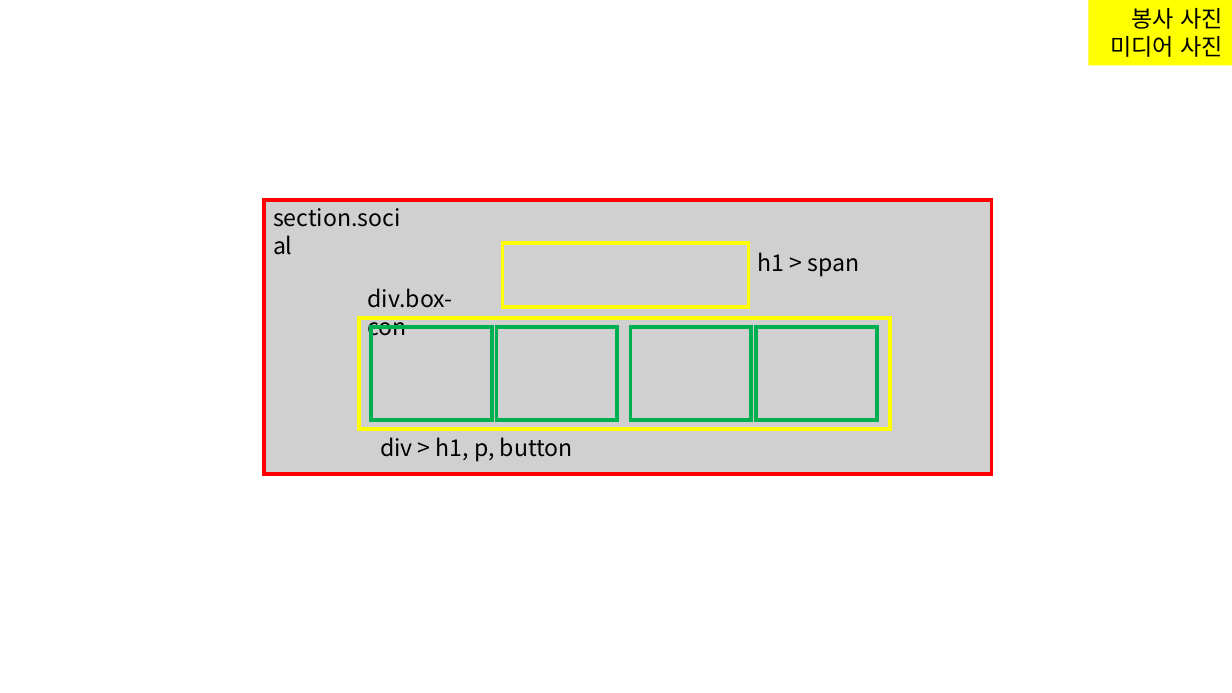
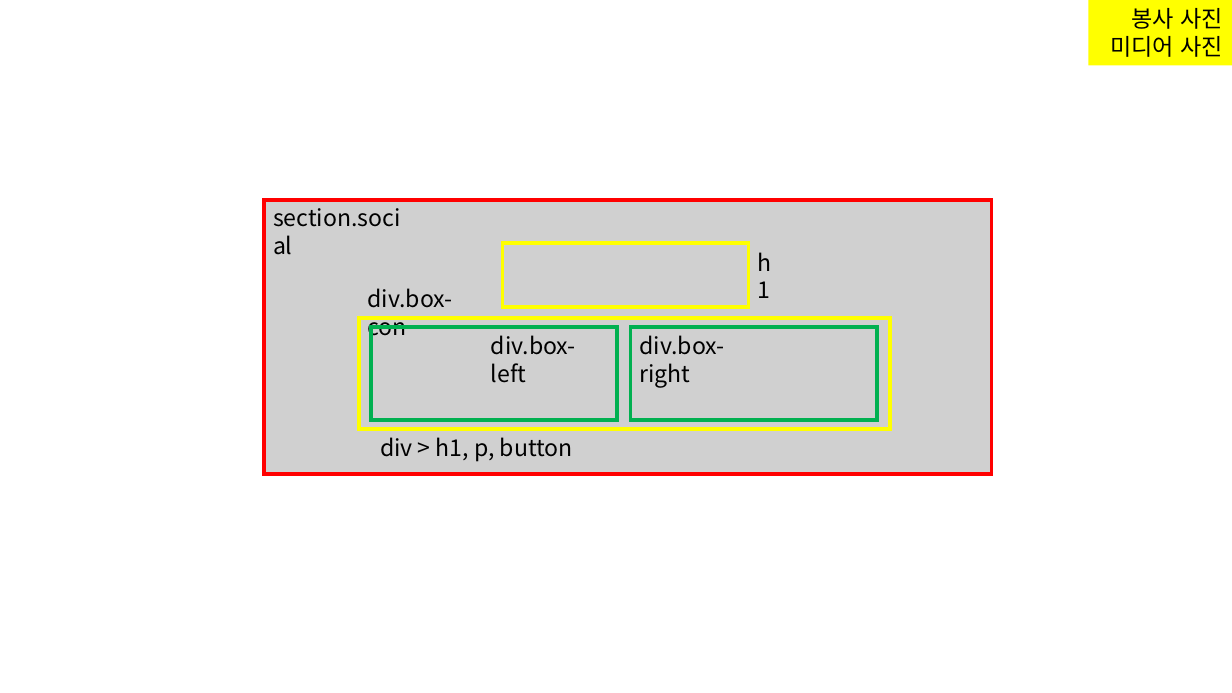
Before and after one commit to kim-yeny/project-lawfirm, a slide deck: slide 6 of [참고] lawfirm/(노트) lawfirm.pptx. Drawn at 1232x693 pixels with LibreOffice and Linux fonts; fonts in the diff are those of the drawing; grey boxes stand for pictures. Boxes give left, top, right and bottom in pixels: in the first picture for what was removed or moved away, otherwise in the second. Text is boxed around its words. In the diff, an @@ line names an element or a change of style, - is before the commit and + after.

```diff
--- a/[참고] lawfirm/(노트) lawfirm.pptx
+++ b/[참고] lawfirm/(노트) lawfirm.pptx
@@ rectangle: place and size @@
-rectangle at (372, 327, 493, 421)
+rectangle at (372, 327, 617, 421)
@@ rectangle removed at (496, 327, 617, 421) @@
@@ rectangle: place and size @@
-rectangle at (630, 327, 751, 421)
+rectangle at (630, 327, 876, 421)
@@ rectangle removed at (756, 327, 877, 421) @@
@@ text added at (491, 335, 576, 383), 18 pt, text #000000 @@
+div.box-left
@@ text added at (640, 335, 725, 388), 18 pt, text #000000 @@
+div.box-right
@@ text at (436, 437, 469, 460): text changed @@
-h1 > span
+h1
```
Also in this commit, not shown: 1 other slide changed, 3 other files.
